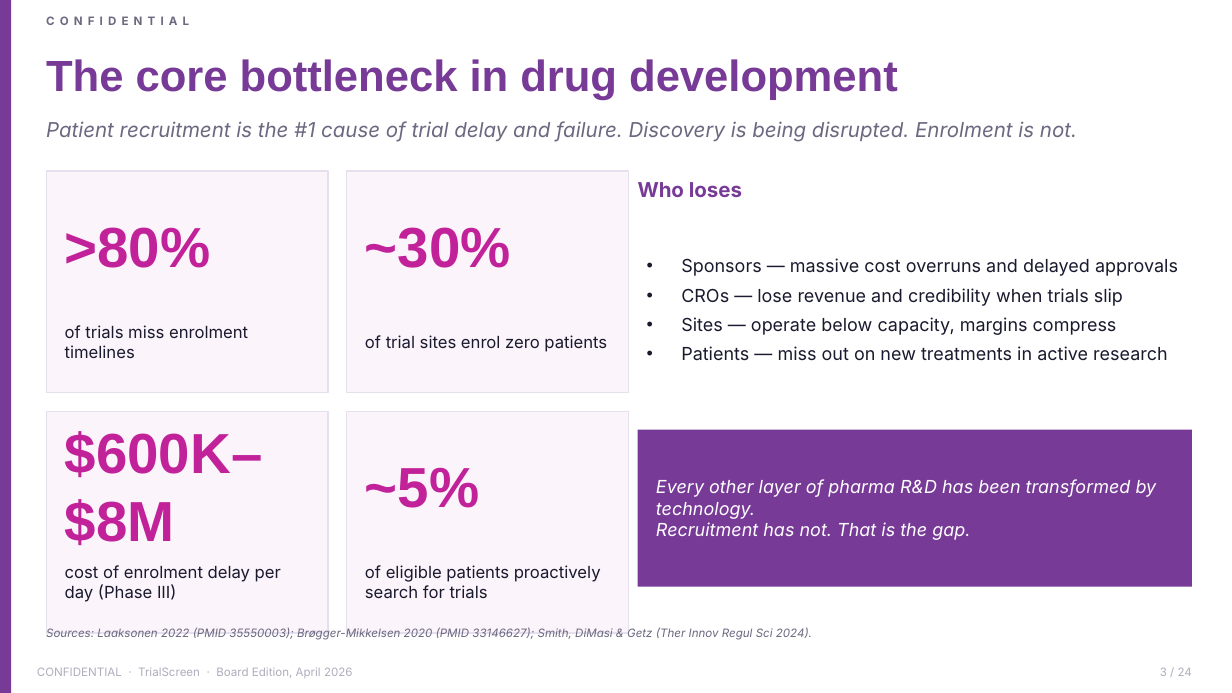
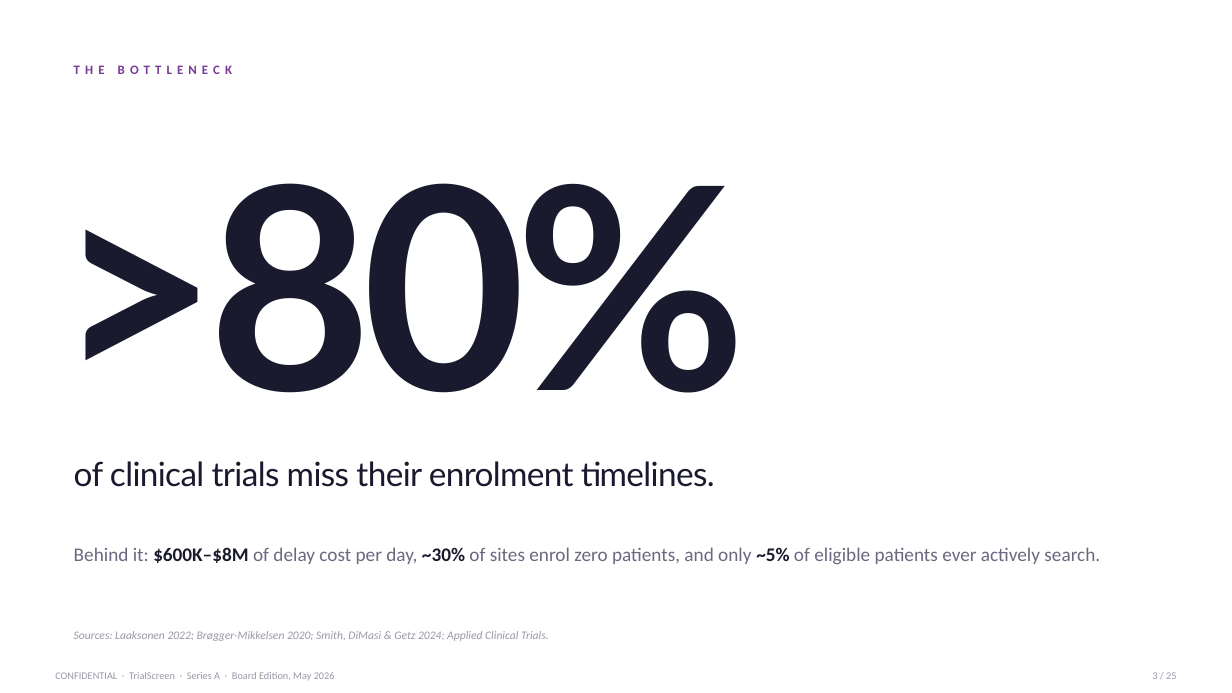
Before and after one commit to akamu47/trialscreen-board-pack, a slide deck: slide 3 of documents/TrialScreen_SeriesA_Deck.pptx. Drawn at 1232x693 pixels with LibreOffice and Linux fonts; fonts in the diff are those of the drawing. Boxes give left, top, right and bottom in pixels: in the first picture for what was removed or moved away, otherwise in the second. Text is boxed around its words. In the diff, an @@ line names an element or a change of style, - is before the commit and + after.

Commit message:
Series A deck v2 \u2014 editorial rebuild
Responding to Hugo's feedback that the v1 deck felt too grid-like, blocky,
and AI-generated. Content unchanged; layout fully reworked.

What changed:
- Every slide now has a distinct shape \u2014 no repeating 2x2 grids, no repeated magenta-stripe lilac cards, no numbered chevron strips, no bottom punchline bar.
- Typographic scale expanded (32pt prose titles to 72pt hero numbers) so titles vary with content weight, not template.
- Ten asymmetric layout shapes (A-J) distributed so no two consecutive slides share one.
- 5 rest-beat slides with \u226420 words of body. 3 slides are pure type on white.
- Tables stripped to thin neutral rules; no heavy purple header fills, no lilac alt rows.
- Cover and close remain dark; rest of the deck is white with disciplined purple + a single magenta inline emphasis per ~3 slides.
- CONFIDENTIAL kicker removed from content slides; kept only in the footer strip.

Previous v1 archived to documents/_archive/TrialScreen_SeriesA_Deck_v1.pptx.

```diff
--- a/documents/TrialScreen_SeriesA_Deck.pptx
+++ b/documents/TrialScreen_SeriesA_Deck.pptx
@@ rectangle removed at box(0, 0, 11, 693) @@
@@ text removed at box(46, 59, 898, 100) @@
-The core bottleneck in drug development
@@ text added at box(74, 65, 105, 74), 10 pt, text #773A96, bold @@
+THE BOTTLENECK
@@ text ">80%": place and size @@
-text ">80%" at box(65, 227, 211, 268)
+text ">80%" at box(55, 183, 746, 393)
@@ text ">80%" at box(55, 183, 746, 393): size 44 to 220 pt, font Arial to Lato, text colour #C22299 to #1A1A2E, letter spacing 0 to -8 pt @@
@@ rectangle removed at box(46, 171, 328, 393) @@
@@ rectangle removed at box(347, 171, 628, 393) @@
@@ text removed at box(638, 182, 742, 197) @@
-Who loses
@@ text removed at box(365, 227, 511, 268) @@
-~30%
@@ text removed at box(681, 258, 1178, 361) @@
-• Sponsors — massive cost overruns and delayed approvals
-• CROs — lose revenue and credibility when trials slip
-• Sites — operate below capacity, margins compress
-• Patients — miss out on new treatments in active research
@@ text removed at box(365, 335, 607, 352) @@
-of trial sites enrol zero patients
@@ rectangle removed at box(46, 411, 328, 633) @@
@@ rectangle removed at box(347, 411, 628, 633) @@
@@ text removed at box(65, 431, 263, 545) @@
-$600K–$8M
@@ rectangle removed at box(638, 430, 1192, 587) @@
@@ text at box(74, 461, 715, 487): text changed; size 13 to 26 pt; font Inter to Lato @@
-of trials miss enrolment timelines
+of clinical trials miss their enrolment timelines.
@@ text removed at box(365, 467, 479, 508) @@
-~5%
@@ text removed at box(656, 479, 1157, 540) @@
-Every other layer of pharma R&D has been transformed by technology.
-Recruitment has not. That is the gap.
@@ vertical alignment middle to top in 3 elements at box(74, 631, 549, 641), box(74, 461, 715, 487), box(74, 547, 1100, 565) @@
@@ text removed at box(65, 565, 281, 602) @@
-cost of enrolment delay per day (Phase III)
@@ text at box(74, 547, 1100, 565): text changed; size 16 to 15 pt; font Inter to Calibri; italic off @@
-Patient recruitment is the #1 cause of trial delay and failure. Discovery is being disrupted. Enrolment is not.
+Behind it: $600K–$8M of delay cost per day, ~30% of sites enrol zero patients, and only ~5% of eligible patients ever actively search.
@@ text removed at box(365, 565, 601, 599) @@
-of eligible patients proactively search for trials
@@ text at box(74, 631, 549, 641): text changed; font Inter to Calibri; text colour #6B6880 to #9A98A8 @@
-Sources: Laaksonen 2022 (PMID 35550003); Brøgger-Mikkelsen 2020 (PMID 33146627); Smith, DiMasi & Getz (Ther Innov Regul Sci 2024).
+Sources: Laaksonen 2022; Brøgger-Mikkelsen 2020; Smith, DiMasi & Getz 2024; Applied Clinical Trials.
@@ text removed at box(37, 668, 122, 676) @@
-CONFIDENTIAL
@@ text at box(55, 672, 335, 681): text changed; size 9 to 8 pt; font Inter to Calibri; text colour #B0ADBD to #9A98A8 @@
-CONFIDENTIAL · TrialScreen · Board Edition, April 2026
+CONFIDENTIAL · TrialScreen · Series A · Board Edition, May 2026
@@ text at box(1152, 672, 1176, 679): text changed; size 9 to 8 pt; font Inter to Calibri; text colour #B0ADBD to #9A98A8 @@
-3 / 24
+3 / 25
```
Also in this commit, not shown: 13 other slides changed, 11 slides added, 11 slides removed, 2 other files.
